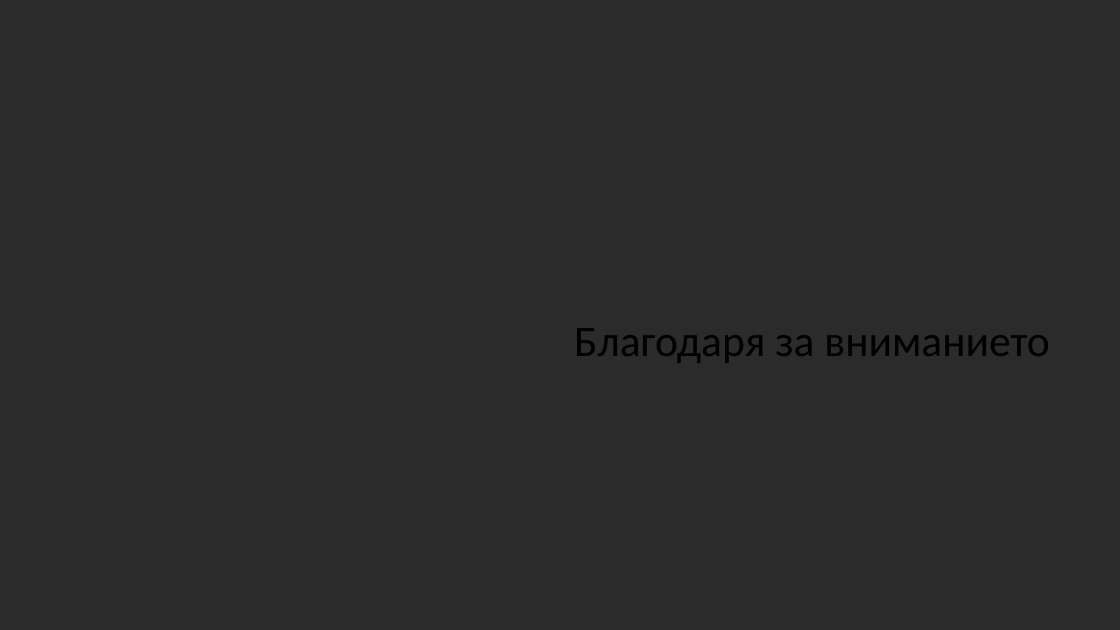
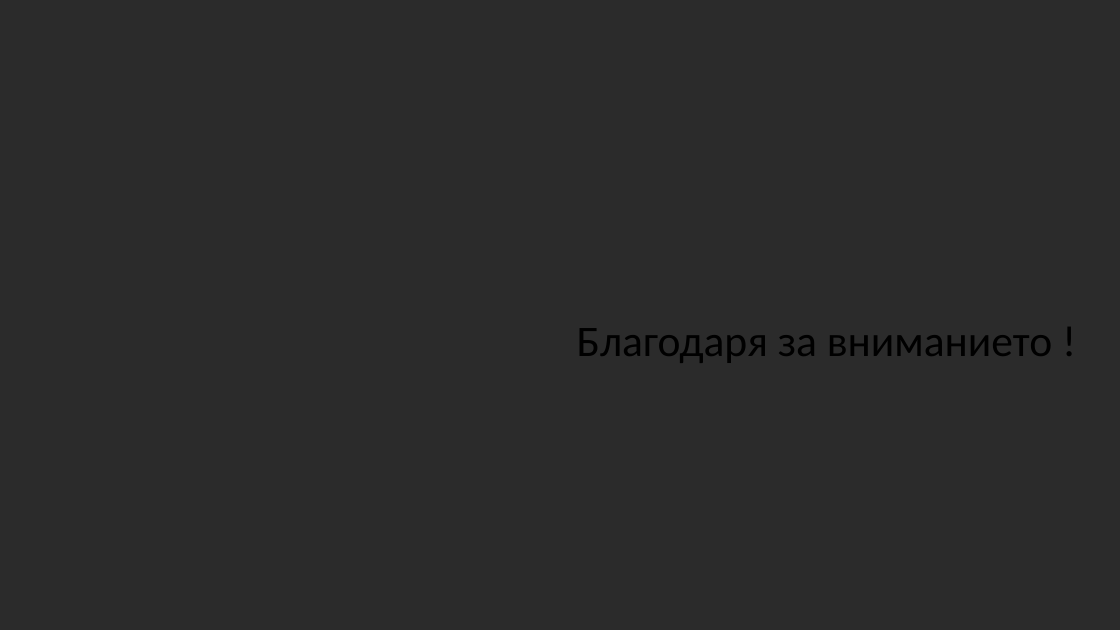
Before and after one commit to vesalov11/ZARA-voice-assistant, a slide deck: slide 7 of 25.04.23.pptx. Drawn at 1120x630 pixels with LibreOffice and Linux fonts; fonts in the diff are those of the drawing; background and template pictures are left out; a plain dark background stands for a picture behind light text. Boxes give left, top, right and bottom in pixels: in the first picture for what was removed or moved away, otherwise in the second. Text is boxed around its words. In the diff, an @@ line names an element or a change of style, - is before the commit and + after.

```diff
--- a/25.04.23.pptx
+++ b/25.04.23.pptx
@@ text at (577,328,1052,363): text changed @@
-Благодаря за вниманието
+Благодаря за вниманието !
```
Also in this commit, not shown: 1 other slide changed, 2 other files.
